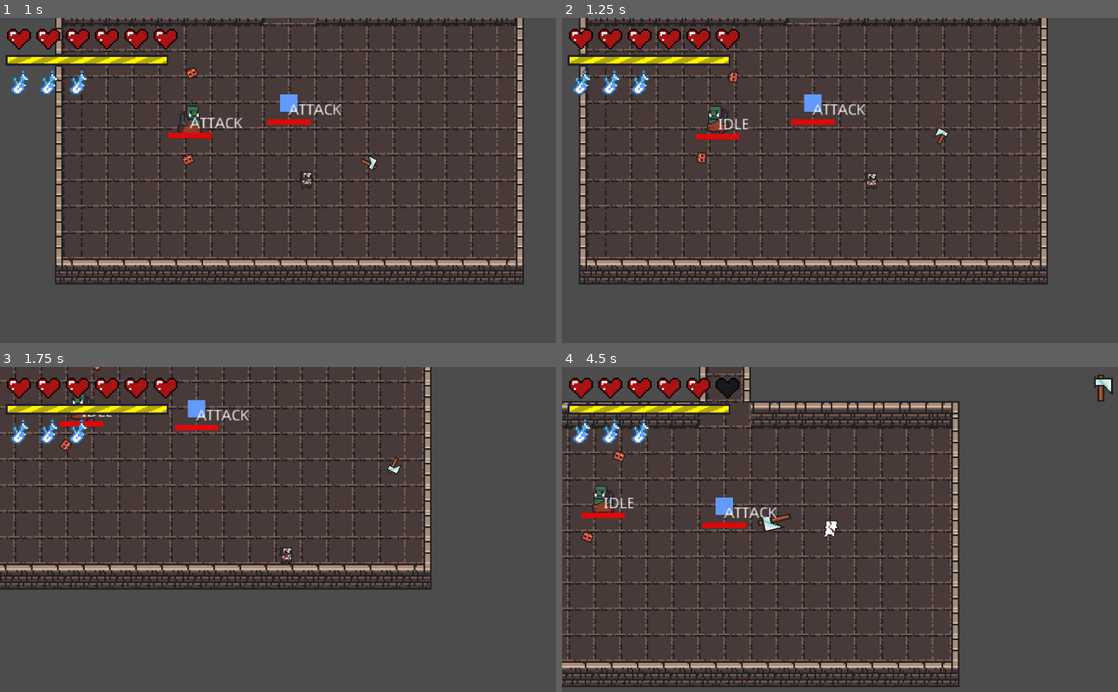
Above: before the commit, frames 1-4 (two rows, left to right).
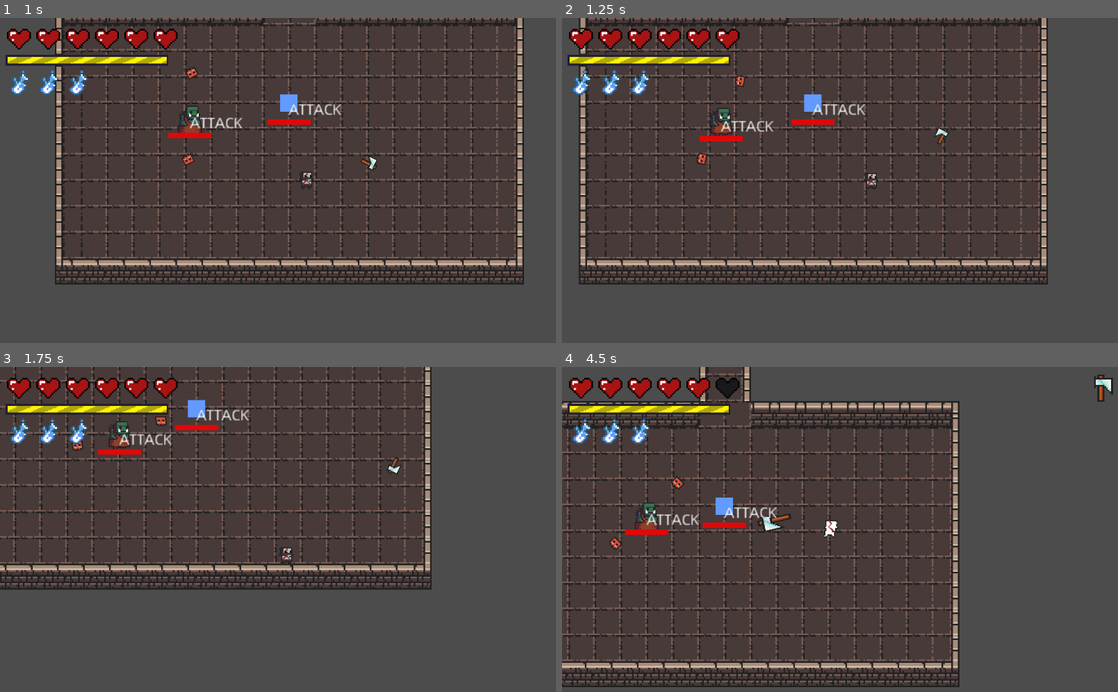
Above: after the commit, the same moments.

Repository: renzoventura/god-of-war
Game: Godot game, scene res://scenes/level/LEVELS/Level1.tscn
Two runs of this game, one before a commit and one after it. Both use one fixed random seed, a clock stepped at 60 frames per second and the inputs below.
Inputs (mouse positions are in pixels of both pictures, inside the frame that each line leads up to):
- Up to frame 1 (1 s): move the mouse to (400, 164) at 0.52 s; hold D (right) from 0.53 s (still down); right-click (400, 164) at 0.6 s
- Up to frame 2 (1.25 s): keep holding D (right)
- Up to frame 3 (1.75 s): move the mouse to (166, 545) at 1.27 s; release D (right) at 1.28 s; hold S (down) from 1.28 s (still down); click (166, 545) at 1.35 s; right-click (166, 545) at 1.55 s
- Up to frame 4 (4.5 s): move the mouse to (895, 458) at 2.02 s; release S (down) at 2.03 s; hold D (right) 2.03-2.78 s; tap Space (dash) at 2.1 s; right-click (895, 458) at 2.3 s; move the mouse to (812, 594) at 2.77 s; hold W (up) 2.78-3.53 s; right-click (812, 594) at 2.85 s; move the mouse to (1006, 578) at 3.52 s; hold A (left) from 3.53 s (still down); right-click (1006, 578) at 3.6 s; move the mouse to (673, 480) at 4.27 s; click (673, 480) at 4.35 s

Frame 1 is identical in both runs. In frame 2, 0.7% of the frame differs, in the area x 24-38%, y 16-46%; in frame 3, 0.9%; in frame 4, 1.2%, in the area x 3-25%, y 25-57%.

Commit message:
update detection zones for basher and ranger

Diff:
--- a/scenes/enemy/RangeEnemy.tscn
+++ b/scenes/enemy/RangeEnemy.tscn
@@ -10,7 +10,11 @@
 [node name="Sprite" parent="." index="0"]
 texture = ExtResource( 2 )
 
+[node name="AI" parent="." index="3"]
+visible = true
+
 [node name="DectectionZone" parent="AI" index="0"]
+visible = false
 scale = Vector2( 2, 2 )
 
 [node name="Bullets" type="Node2D" parent="." index="7"]
--- a/scenes/enemy/SlowBigEnemy.tscn
+++ b/scenes/enemy/SlowBigEnemy.tscn
@@ -45,12 +45,23 @@
 texture = ExtResource( 2 )
 vframes = 2
 hframes = 5
-frame = 5
 script = ExtResource( 5 )
 
 [node name="AnimationPlayer" type="AnimationPlayer" parent="Sprite" index="0"]
 anims/hurt = SubResource( 2 )
 anims/walk = SubResource( 1 )
+
+[node name="EnemyHitbox" parent="." index="2"]
+visible = true
+
+[node name="AI" parent="." index="3"]
+visible = true
+
+[node name="DectectionZone" parent="AI" index="0"]
+visible = false
+
+[node name="CollisionShape2D" parent="AI/DectectionZone" index="0"]
+scale = Vector2( 2, 2 )
 
 [node name="Weapons" type="Node2D" parent="." index="7"]
 
--- a/scenes/player/Sword.gd
+++ b/scenes/player/Sword.gd
@@ -25,7 +25,6 @@
 
 
 func _ready():
-
 	get_tree().call_group("Enemy", "toggle_frozen", false)
 	is_attacking = false
 	if(first_load):
